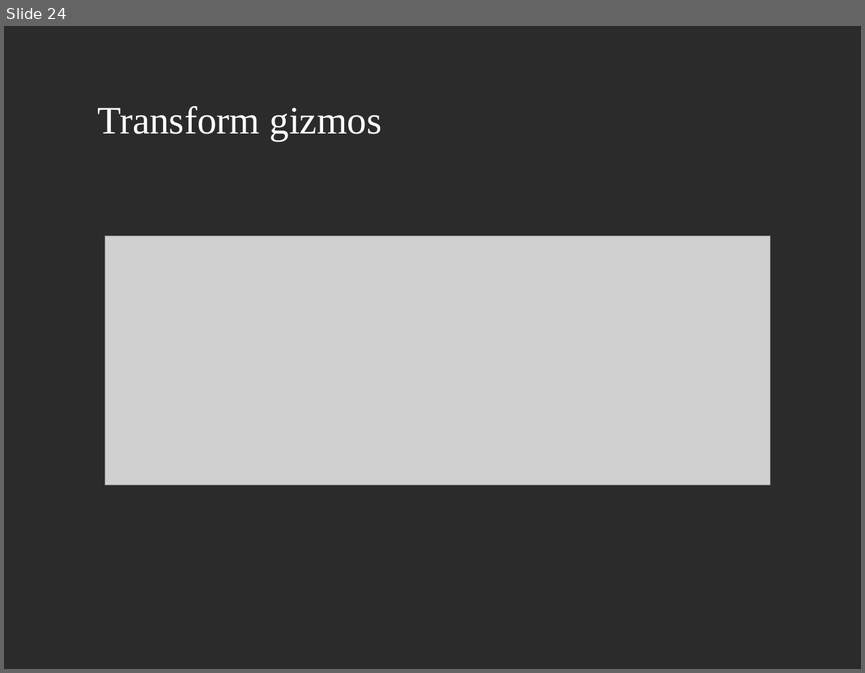
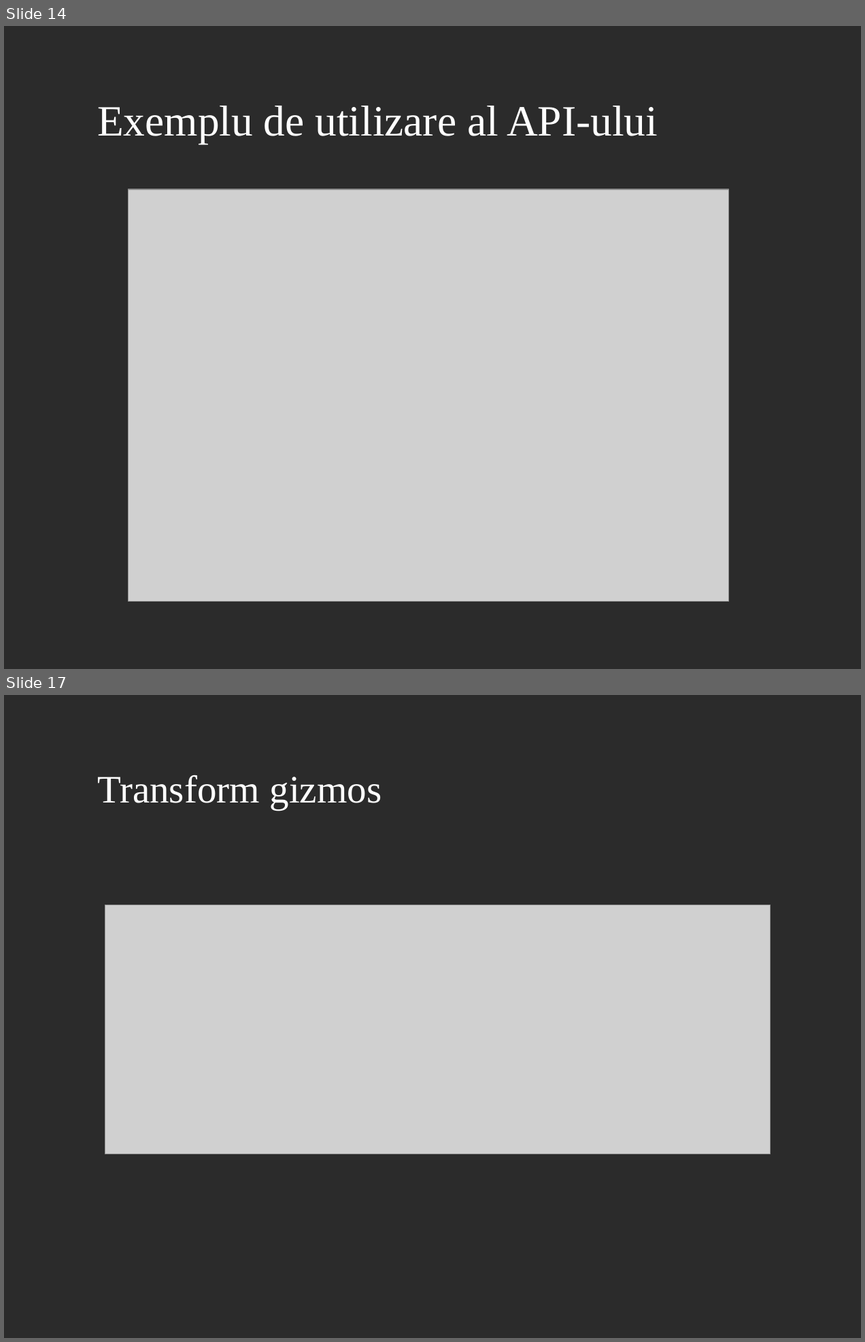
Before and after one commit to AlexandruScutaru/Licenta2019AlexandruOvidiuScutaru, a slide deck: GameEngine3D_prezentare.odp. Shown one above the other, each under a label of ours: slide 24 before the commit, slides 14 and 17 after it; the slides between them are not shown. The pictures are 865x673 and 865x1342 pixels, drawn with LibreOffice and Linux fonts; fonts in the diff are those of the drawing; grey boxes stand for pictures; background and template pictures are left out; a plain dark background stands for a picture behind light text. Boxes give left, top, right and bottom in pixels: in the first picture for what was removed or moved away, otherwise in the second. Text is boxed around its words. In the diff, an @@ line names an element or a change of style, - is before the commit and + after.

```diff
--- a/GameEngine3D_prezentare.odp
+++ b/GameEngine3D_prezentare.odp
@@ slide 14 added at [4,26,861,669], background picture (left out) @@
@@ title added at [97,106,657,144], 40 pt, text #FFFFFF @@
+Exemplu de utilizare al API-ului
@@ picture added at [128,189,729,601] @@
@@ what was slide 24 is now slide 17 @@
```
Also in this commit, not shown: 4 slides changed, 11 other slides added, 22 slides removed.
